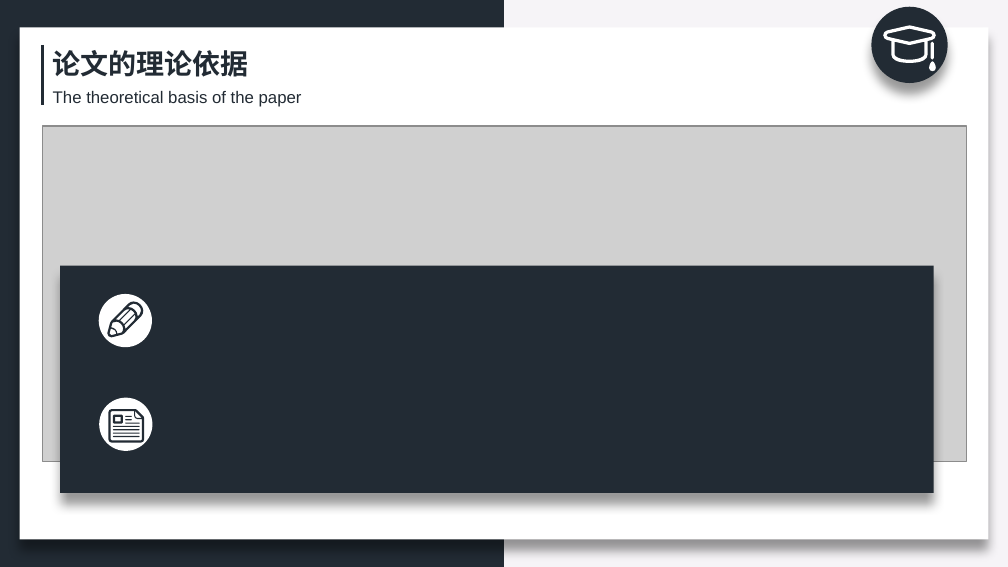
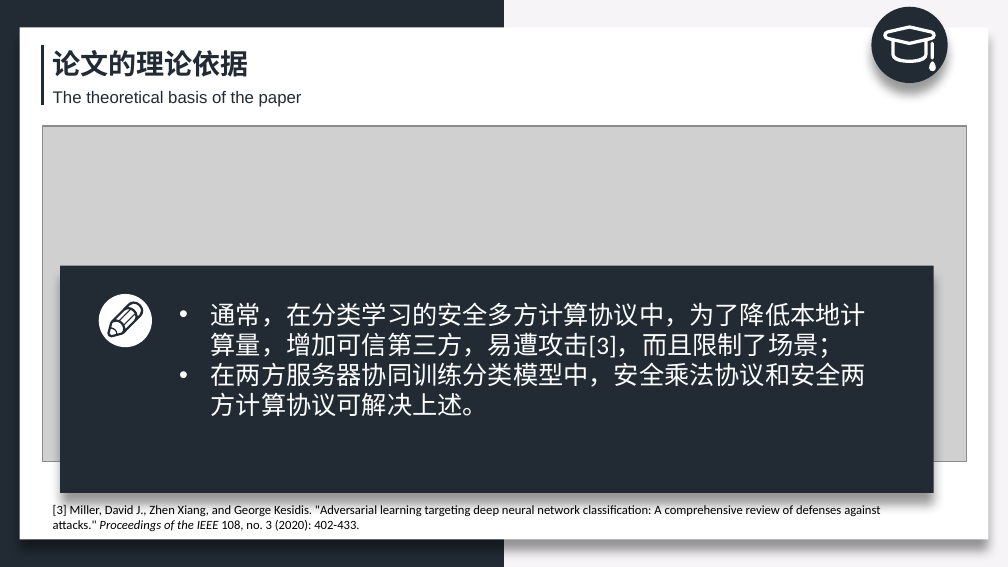
Before and after one commit to zeemeil/zeemeil.github.io, a slide deck: slide 8 of files/doctoral_dissertation_proposal.pptx. Drawn at 1008x567 pixels with LibreOffice and Linux fonts; fonts in the diff are those of the drawing; grey boxes stand for pictures. Boxes give left, top, right and bottom in pixels: in the first picture for what was removed or moved away, otherwise in the second. Text is boxed around its words. In the diff, an @@ line names an element or a change of style, - is before the commit and + after.

```diff
--- a/files/doctoral_dissertation_proposal.pptx
+++ b/files/doctoral_dissertation_proposal.pptx
@@ text added at [211,302,866,416], 18 pt, text #FFFFFF @@
+• 通常，在分类学习的安全多方计算协议中，为了降低本地计算量，增加可信第三方，易遭攻击[3]，而且限制了场景；
+• 在两方服务器协同训练分类模型中，安全乘法协议和安全两方计算协议可解决上述。
@@ group removed at [99,398,152,452]: 9 freeform shapes, 1 ellipse @@
@@ text added at [53,504,880,531], 9 pt, text #000000 @@
+[3] Miller, David J., Zhen Xiang, and George Kesidis. "Adversarial learning targeting deep neural network classification: A comprehensive review of defenses against attacks." Proceedings of the IEEE 108, no. 3 (2020): 402-433.
```
Also in this commit, not shown: 2 other slides changed, 5 slides added, 4 slides removed, 2 other files.
